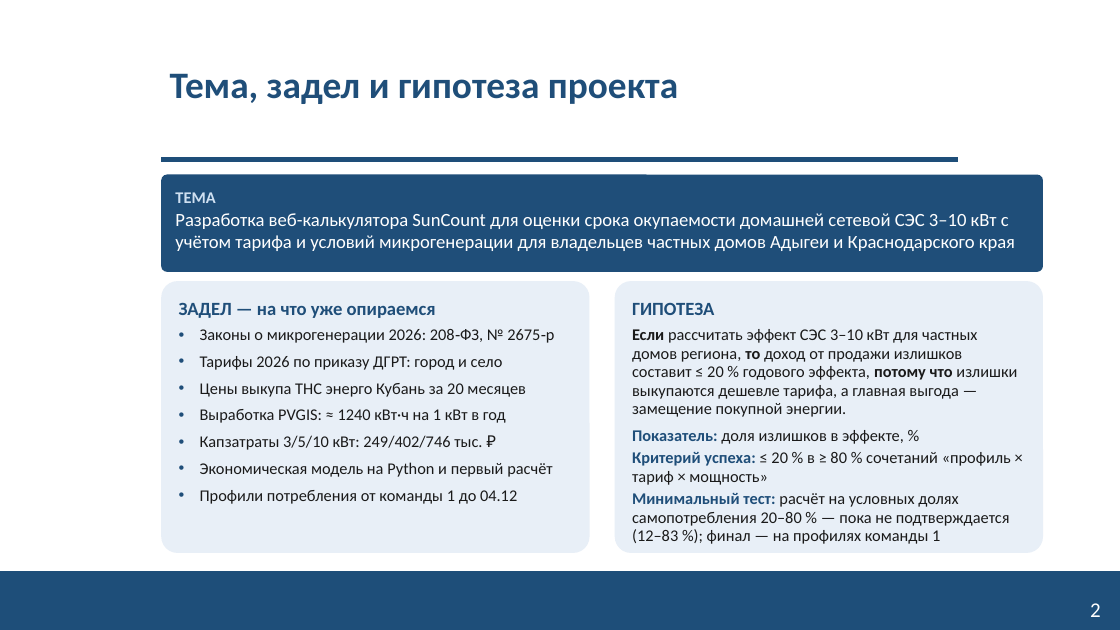
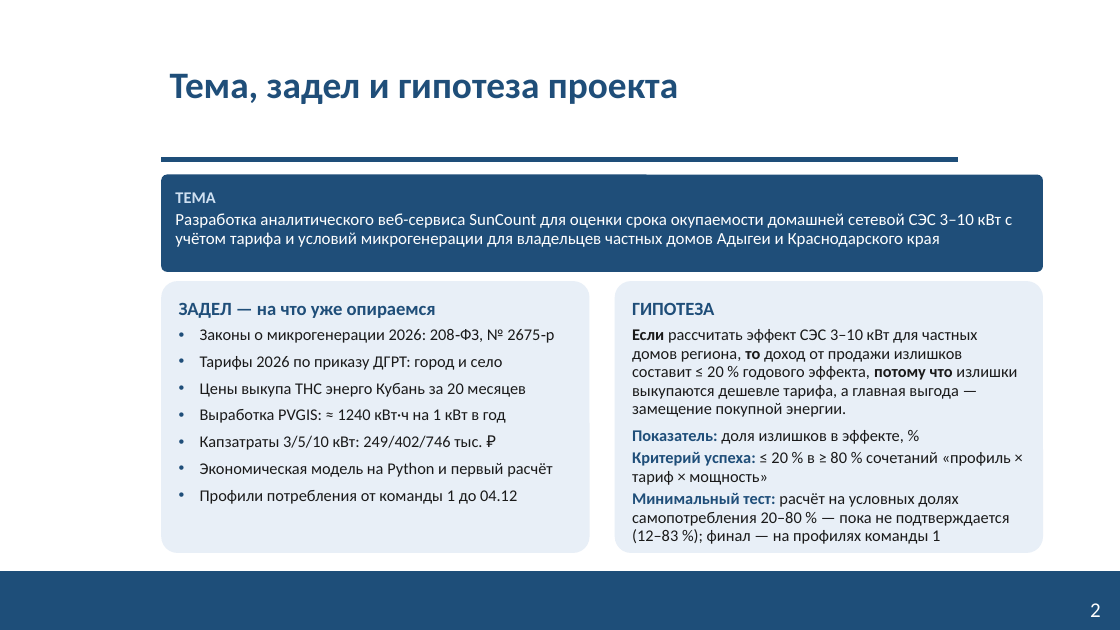
Before and after one commit to NeK0ban/SunCount, a slide deck: slide 2 of reports/SunCount_tema_zadel_gipoteza.pptx. Drawn at 1120x630 pixels with LibreOffice and Linux fonts; fonts in the diff are those of the drawing; background and template pictures are left out. Boxes give left, top, right and bottom in pixels: in the first picture for what was removed or moved away, otherwise in the second. Text is boxed around its words. In the diff, an @@ line names an element or a change of style, - is before the commit and + after.

```diff
--- a/reports/SunCount_tema_zadel_gipoteza.pptx
+++ b/reports/SunCount_tema_zadel_gipoteza.pptx
@@ text in rounded rectangle at box(175, 213, 1012, 247): text changed; size 16 to 14.5 pt @@
-Разработка веб-калькулятора SunCount для оценки срока окупаемости домашней сетевой СЭС 3–10 кВт с учётом тарифа и условий микрогенерации для владельцев частных домов Адыгеи и Краснодарского края
+Разработка аналитического веб-сервиса SunCount для оценки срока окупаемости домашней сетевой СЭС 3–10 кВт с учётом тарифа и условий микрогенерации для владельцев частных домов Адыгеи и Краснодарского края
```
Also in this commit, not shown: 1 other slide changed, 5 other files.
